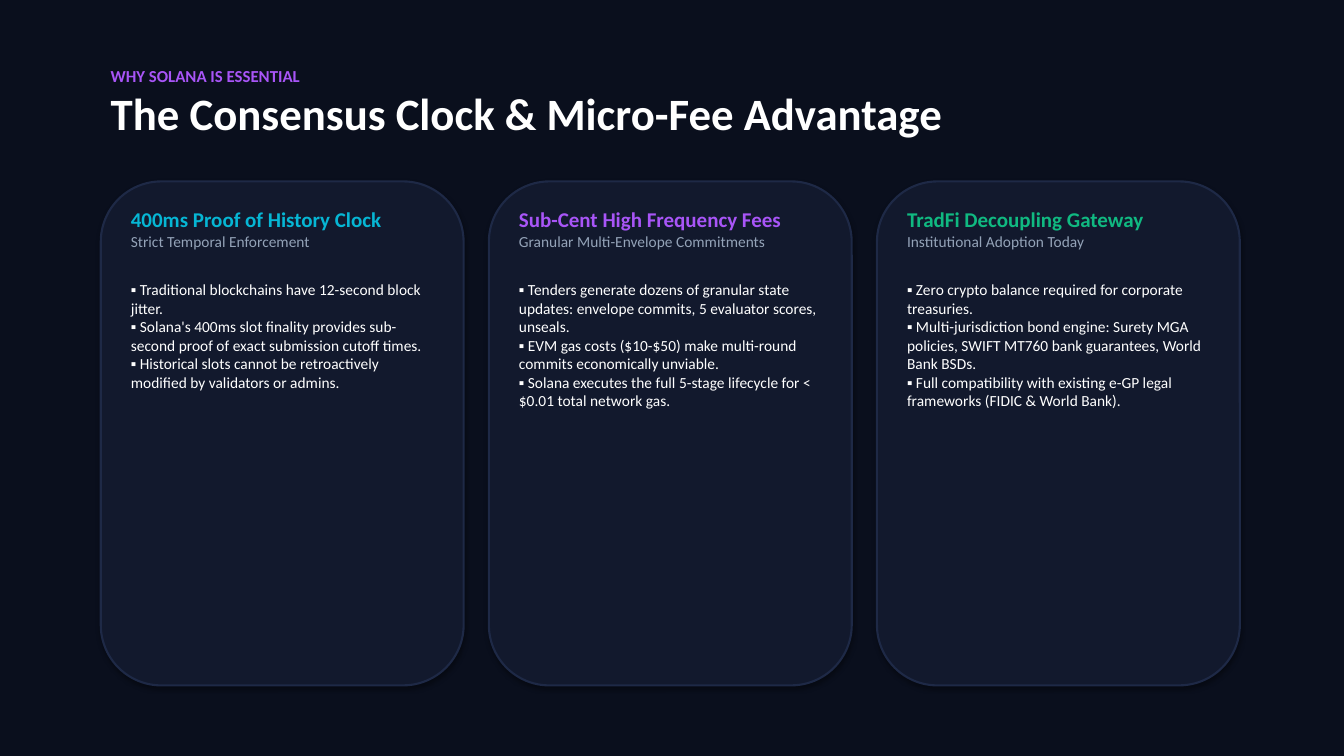
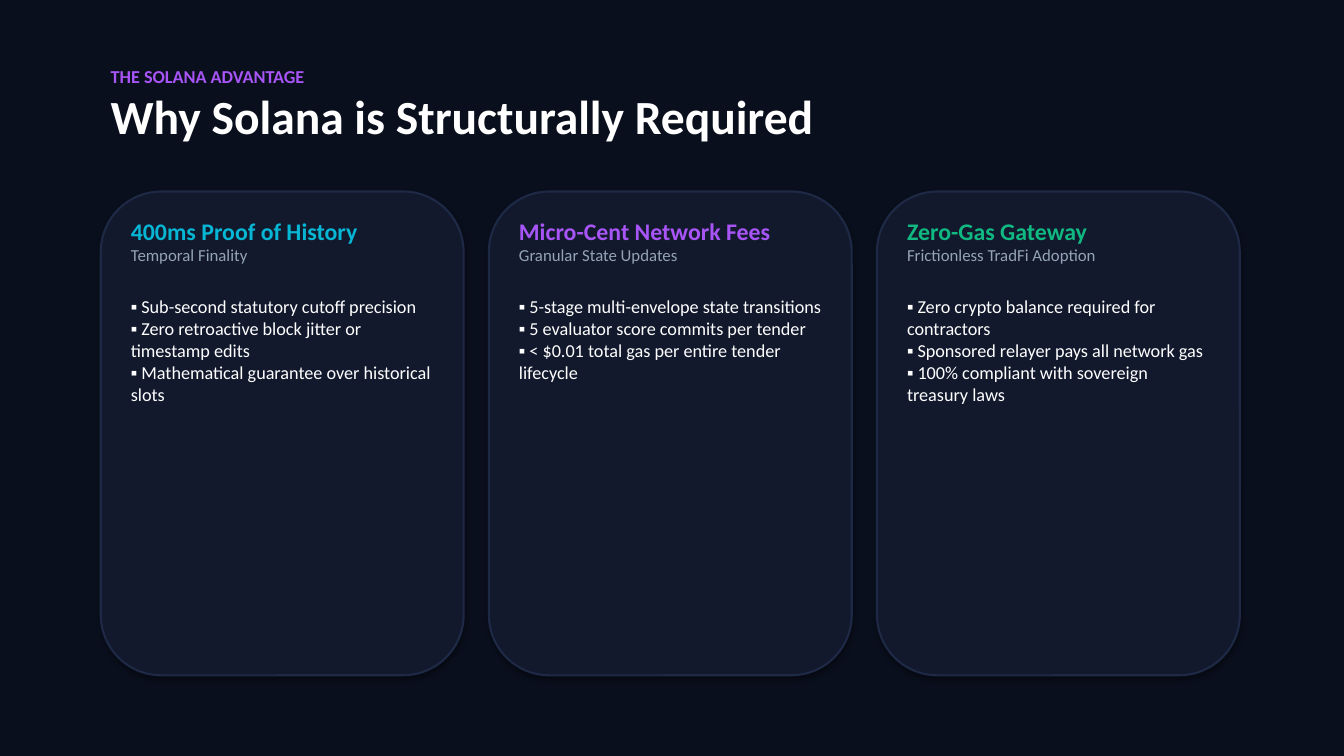
Before and after one commit to Ujjwal1396/BidTrace, a slide deck: slide 5 of BidTrace_Pitch_Deck_2Min.pptx. Drawn at 1344x756 pixels with LibreOffice and Linux fonts; fonts in the diff are those of the drawing. Boxes give left, top, right and bottom in pixels: in the first picture for what was removed or moved away, otherwise in the second. Text is boxed around its words. In the diff, an @@ line names an element or a change of style, - is before the commit and + after.

Commit message:
refactor(presentation): simplify slide deck with text-light high-impact visuals and bullet points

```diff
--- a/BidTrace_Pitch_Deck_2Min.pptx
+++ b/BidTrace_Pitch_Deck_2Min.pptx
@@ text at (x1=111, y1=71, x2=813, y2=142): text changed; size 32 to 34 pt @@
-WHY SOLANA IS ESSENTIAL
-The Consensus Clock & Micro-Fee Advantage
+THE SOLANA ADVANTAGE
+Why Solana is Structurally Required
@@ rounded rectangle resized from (x1=101, y1=181, x2=464, y2=686) to (x1=101, y1=192, x2=464, y2=676) @@
@@ rounded rectangle resized from (x1=489, y1=181, x2=852, y2=686) to (x1=489, y1=192, x2=852, y2=676) @@
@@ rounded rectangle resized from (x1=877, y1=181, x2=1240, y2=686) to (x1=877, y1=192, x2=1240, y2=676) @@
@@ text at (x1=131, y1=223, x2=431, y2=401): text changed; size 11 to 13 pt @@
-400ms Proof of History Clock
-Strict Temporal Enforcement
-▪ Traditional blockchains have 12-second block jitter.
-▪ Solana's 400ms slot finality provides sub-second proof of exact submission cutoff times.
-▪ Historical slots cannot be retroactively modified by validators or admins.
+400ms Proof of History
+Temporal Finality
+▪ Sub-second statutory cutoff precision
+▪ Zero retroactive block jitter or timestamp edits
+▪ Mathematical guarantee over historical slots
@@ text at (x1=519, y1=223, x2=821, y2=382): text changed; size 11 to 13 pt @@
-Sub-Cent High Frequency Fees
-Granular Multi-Envelope Commitments
-▪ Tenders generate dozens of granular state updates: envelope commits, 5 evaluator scores, unseals.
-▪ EVM gas costs ($10-$50) make multi-round commits economically unviable.
-▪ Solana executes the full 5-stage lifecycle for < $0.01 total network gas.
+Micro-Cent Network Fees
+Granular State Updates
+▪ 5-stage multi-envelope state transitions
+▪ 5 evaluator score commits per tender
+▪ < $0.01 total gas per entire tender lifecycle
@@ text at (x1=907, y1=224, x2=1203, y2=404): text changed; size 11 to 13 pt @@
-TradFi Decoupling Gateway
-Institutional Adoption Today
-▪ Zero crypto balance required for corporate treasuries.
-▪ Multi-jurisdiction bond engine: Surety MGA policies, SWIFT MT760 bank guarantees, World Bank BSDs.
-▪ Full compatibility with existing e-GP legal frameworks (FIDIC & World Bank).
+Zero-Gas Gateway
+Frictionless TradFi Adoption
+▪ Zero crypto balance required for contractors
+▪ Sponsored relayer pays all network gas
+▪ 100% compliant with sovereign treasury laws
```
Also in this commit, not shown: 5 other slides changed, 3 other files.
